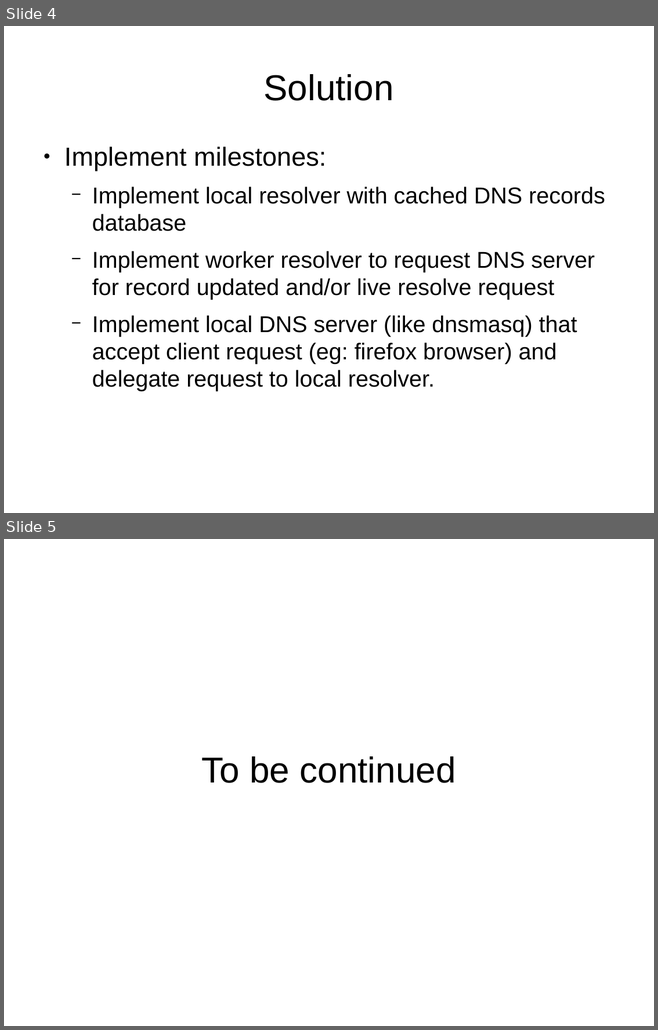
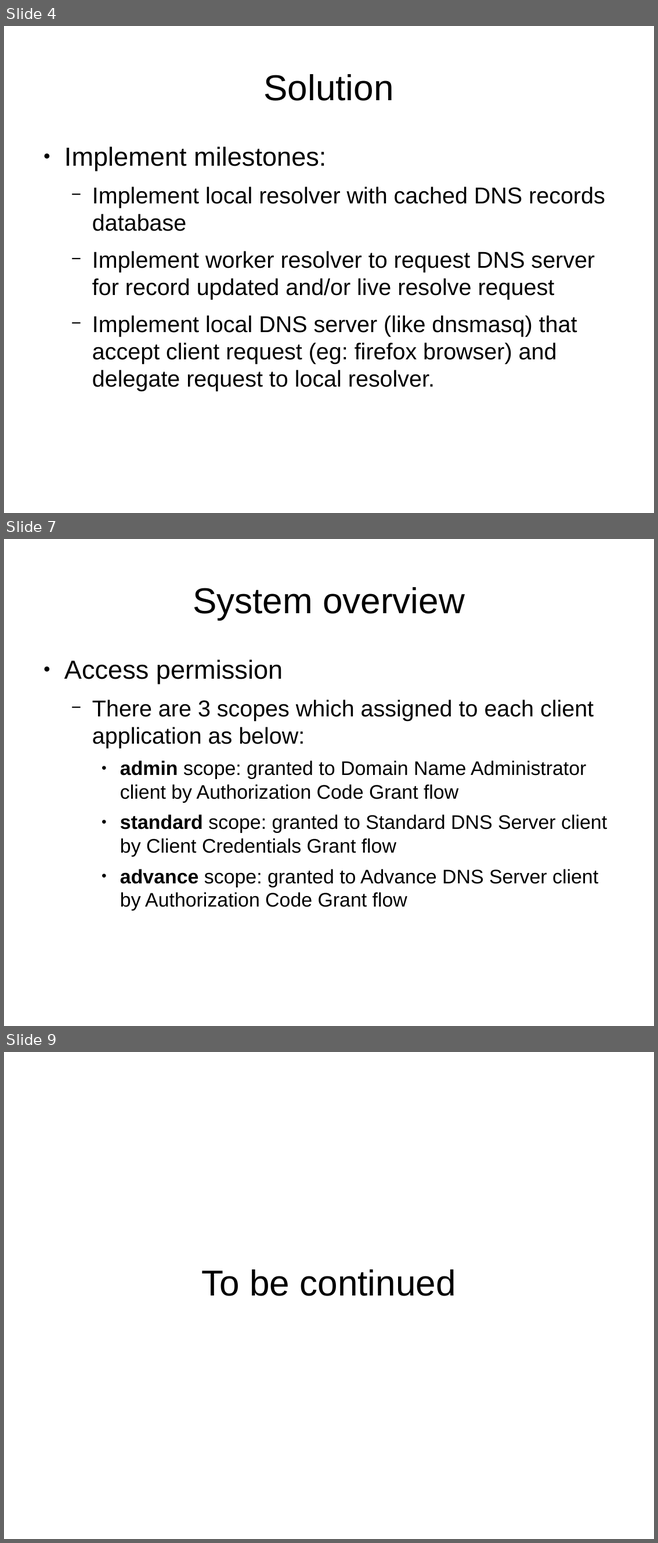
Before and after one commit to FanDakFai/dnsoverhttps, a slide deck: docs/OpenTrustDNSResolver.odp. Shown one above the other, each under a label of ours: slides 4 and 5 before the commit, slides 4, 7 and 9 after it; the slides between them are not shown. The pictures are 658x1030 and 658x1543 pixels, drawn with LibreOffice and Linux fonts; fonts in the diff are those of the drawing. Boxes give left, top, right and bottom in pixels: in the first picture for what was removed or moved away, otherwise in the second. Text is boxed around its words. In the diff, an @@ line names an element or a change of style, - is before the commit and + after.

Commit message:
[OpenTrustDNSResolver] update introduction document, add Authriation Server design (scope, and permission)

```diff
--- a/docs/OpenTrustDNSResolver.odp
+++ b/docs/OpenTrustDNSResolver.odp
@@ slide 7 added at (x1=4, y1=539, x2=654, y2=1026), background #FFFFFF @@
@@ title added at (x1=192, y1=587, x2=465, y2=620), 44 pt, text #000000 @@
+System overview
@@ text added at (x1=64, y1=660, x2=607, y2=911), 24 pt, text #000000 @@
+● Access permission
+  − There are 3 scopes which assigned to each client application as below:
+    ● admin scope: granted to Domain Name Administrator client by Authorization Code Grant flow
+    ● standard scope: granted to Standard DNS Server client by Client Credentials Grant flow
+    ● advance scope: granted to Advance DNS Server client by Authorization Code Grant flow
@@ what was slide 5 is now slide 9 @@
```
Also in this commit, not shown: 3 other slides added.
